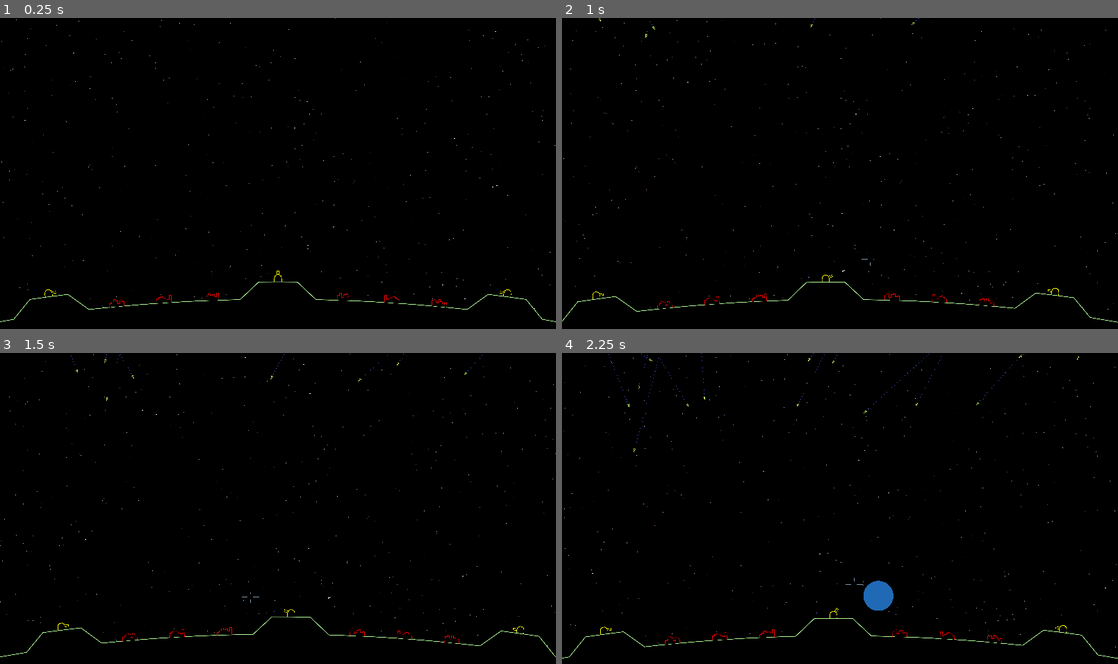
Above: before the commit, frames 1-4 (two rows, left to right).
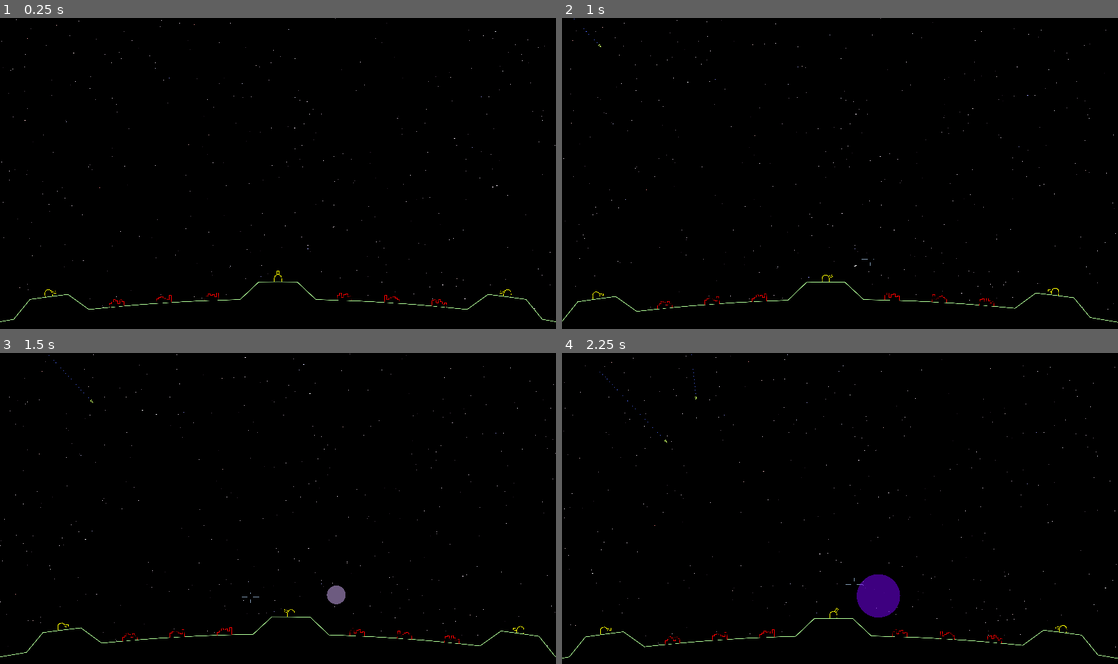
Above: after the commit, the same moments.

Repository: tartley/missile-commander
Game: Godot game, scene res://src/main/main.tscn
Same seed, same stepped clock (60 frames per second), same inputs: the game is played once before the commit and once after it.
Inputs (mouse positions are in pixels of both pictures, inside the frame that each line leads up to):
- Up to frame 1 (0.25 s): no input
- Up to frame 2 (1 s): tap Enter at 0.5 s; move the mouse to (867, 173) at 0.52 s; hold W from 0.53 s (still down)
- Up to frame 3 (1.5 s): keep holding W; tap Space at 1.25 s; move the mouse to (250, 511) at 1.27 s
- Up to frame 4 (2.25 s): keep holding W; move the mouse to (851, 502) at 2.02 s

Frame 1 is identical in both runs. In frame 2, less than 0.1% of the frame differs, in the area x 2-65%, y 0-82%; in frame 3, 0.2%; in frame 4, 0.9%, in the area x 6-93%, y 0-86%.

Commit message:
BangShot destroys missiles, causing another BangShot

Diff:
--- a/src/bang_shot/bang_shot.gd
+++ b/src/bang_shot/bang_shot.gd
@@ -1,10 +1,11 @@
-extends Node2D
+class_name BangShot extends Node2D
 
 const SIZE := 150.0 # world co-ords
 const DURATION := 2.0 # seconds
 
 var age:float # seconds
 var progress:float # 0..1
+var size:float = 0.0
 
 func _ready() -> void:
     self.name = Common.get_unique_name(self)
@@ -13,14 +14,17 @@
 func _process(delta:float) -> void:
     self.age += delta
     self.progress = self.age / DURATION
+    self.size = SIZE * max(0.01, sin(progress * PI))
+    $CollisionShape2D.shape.radius = self.size
     queue_redraw()
     if progress >= 1.0:
         queue_free()
 
 func _draw() -> void:
     var color := Color(
-        1 - min(1, self.progress * 3),
-        1 - min(1, self.progress * 2),
-        1 - self.progress,
+        1 - self.progress, # red
+        1 - min(1, self.progress * 2), # green
+        1, # blue,
+        0.5, # alpha
     )
-    draw_circle(Vector2.ZERO, SIZE * self.progress ** 0.3, color)
+    draw_circle(Vector2.ZERO, self.size, color)
--- a/src/bang_shot/bang_shot.tscn
+++ b/src/bang_shot/bang_shot.tscn
@@ -3,11 +3,10 @@
 [ext_resource type="Script" path="res://src/bang_shot/bang_shot.gd" id="1_qsbkf"]
 
 [sub_resource type="CircleShape2D" id="CircleShape2D_3xhol"]
+radius = 1.0
 
-[node name="BangShot" type="Node2D"]
+[node name="BangShot" type="Area2D"]
 script = ExtResource("1_qsbkf")
 
-[node name="Area2D" type="Area2D" parent="."]
-
-[node name="CollisionShape2D" type="CollisionShape2D" parent="Area2D"]
+[node name="CollisionShape2D" type="CollisionShape2D" parent="."]
 shape = SubResource("CircleShape2D_3xhol")
--- a/src/main/main.gd
+++ b/src/main/main.gd
@@ -16,19 +16,19 @@
         targets.append([null, pos])
     return targets.pick_random()
 
-func launch_missile():
+func launch_missile(i):
     var missile = Missile.instantiate()
-    var start := Vector2(randf_range(-2000, +2000), randf_range(-14100, -20000))
+    var start := Vector2(randf_range(-2000, +2000), -14100 - i * 500)
     var td = choose_target()
     var target = td[0]
     var dest = td[1]
-    var speed := randf_range(50, 500)
+    var speed := randf_range(400, 500)
     missile.launch(start, target, dest, speed)
     self.add_child(missile)
 
 func begin_level():
-    for _i in range(200):
-        launch_missile()
+    for i in range(100):
+        launch_missile(i)
 
 func launch_shot(base_id):
     var base:Node2D = get_tree().get_nodes_in_group("bases")[base_id]
--- a/src/missile/missile.gd
+++ b/src/missile/missile.gd
@@ -9,7 +9,9 @@
     Vector2(+SIZE/2,       0), # rightmost tip
 ]
 
-var Pop:PackedScene = preload("res://src/pop/pop.tscn")
+var PopScene:PackedScene = preload("res://src/pop/pop.tscn")
+var BangShotScene:PackedScene = preload("res://src/bang_shot/bang_shot.tscn")
+
 var trail: Trail
 var velocity: Vector2
 var target # City or Base or null
@@ -43,22 +45,29 @@
     draw_polygon(verts, [Color.BLACK])
     draw_polyline(verts, Color(.8, 7, .4), 2.0, true)
 
-func on_area_entered(_ground:Area2D):
-    ## This Missile has collided with the Ground.
+func on_area_entered(other):
+    ## This Missile has collided...
 
     # We will cease to exist, so reparent our trail onto Main.
     var main := get_parent() as Main
     trail.reparent(main)
     trail.emitting = false
 
-    # Destroy our target
-    if self.target:
-        self.target.destroyed = true
-
-    # Add a Pop, parented to Main
-    var pop = Pop.instantiate()
-    pop.position = self.position
-    main.add_child(pop)
+    if other is Ground:
+        # Destroy our target
+        if self.target:
+            self.target.destroyed = true
+        # Add a Pop, parented to Main
+        var pop = PopScene.instantiate()
+        pop.position = self.position
+        main.add_child(pop)
+    elif other is BangShot:
+        # Add another BangShot, parented to Main
+        var bangshot = BangShotScene.instantiate()
+        bangshot.position = self.position
+        main.call_deferred("add_child", bangshot)
+    else:
+        assert(false, "unrecognized collision {0}".format([other]))
 
     # And this missile is done
     queue_free()
--- a/src/pop/pop.gd
+++ b/src/pop/pop.gd
@@ -1,6 +1,6 @@
 extends Node2D
 
-const SIZE := 75.0 # world co-ords
+const SIZE := 150.0 # world co-ords
 const DURATION := 1.0 # seconds
 
 var age:float # seconds
@@ -19,5 +19,5 @@
 
 func _draw() -> void:
     var color := Color(1, 1 - self.progress, 0, 1 - self.progress)
-    var width := 20.0 - progress * 19.0
-    draw_arc(Vector2.ZERO, SIZE * self.progress ** 0.3, -PI, PI, 16, color, width, true)
+    var width := 1 + 20.0 * (1 -progress)
+    draw_arc(Vector2.ZERO, SIZE * self.progress ** 0.5, -PI, PI, 16, color, width, true)
--- a/src/shot/shot.gd
+++ b/src/shot/shot.gd
@@ -1,8 +1,8 @@
 extends Node2D
 
-var BangShot:PackedScene = preload("res://src/bang_shot/bang_shot.tscn")
+var BangShotScene:PackedScene = preload("res://src/bang_shot/bang_shot.tscn")
 
-const SPEED := 300
+const SPEED := 500
 const SIZE := 1.0
 # An upward pointing missile shape
 const verts: Array[Vector2] = [
@@ -21,6 +21,7 @@
 var destination: Vector2
 
 func _ready():
+    self.position += self.velocity * 100
     self.velocity = (self.destination - self.position).normalized() * SPEED
     self.rotation = (self.destination - self.position).angle() - PI / 2
 
@@ -39,7 +40,7 @@
     self.position = self.destination
     # TODO: Once we have a trail, reparent it to Main. see how Missile does it.
     var main := get_parent() as Main
-    var pop = BangShot.instantiate()
+    var pop = BangShotScene.instantiate()
     pop.position = self.position
     main.add_child(pop)
     # And this shot is done
Not shown, changed: README.md
